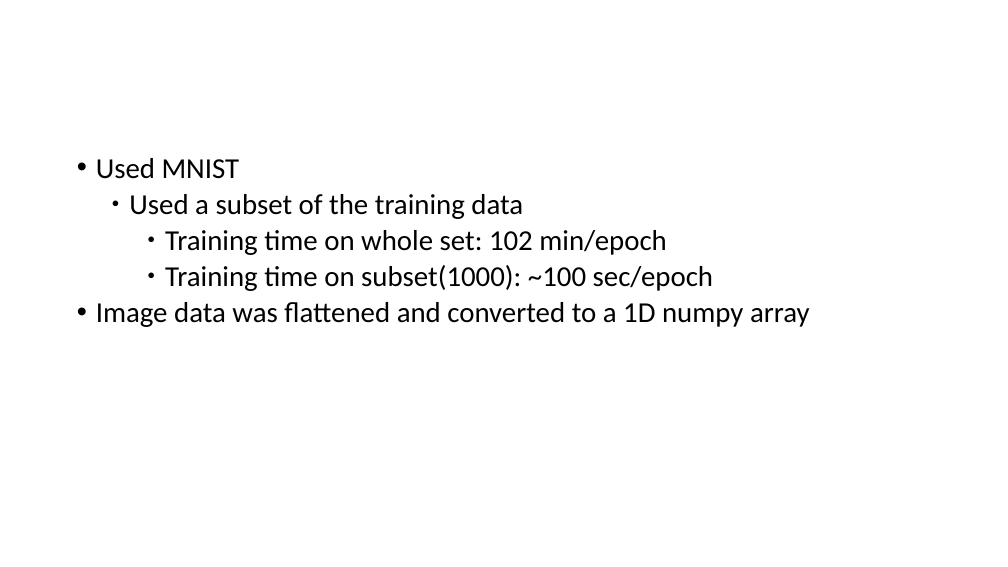
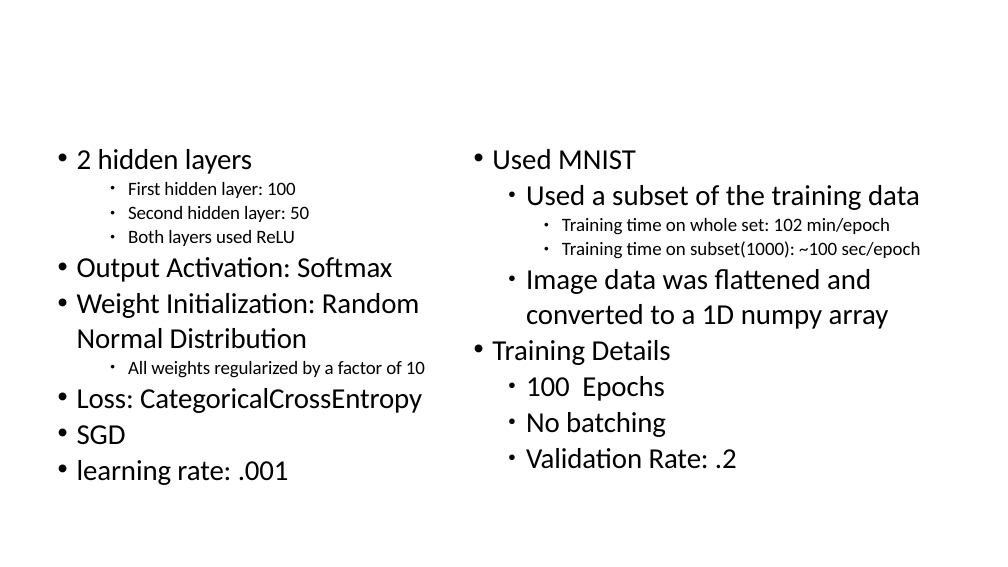
Before and after one commit to zpearson36/cs898, a slide deck: slide 13 of project/presentation.pptx (slide 7 before the commit). Drawn at 1008x567 pixels with LibreOffice and Linux fonts; fonts in the diff are those of the drawing; background and template pictures are left out. Boxes give left, top, right and bottom in pixels: in the first picture for what was removed or moved away, otherwise in the second. Text is boxed around its words. In the diff, an @@ line names an element or a change of style, - is before the commit and + after.

```diff
--- a/project/presentation.pptx
+++ b/project/presentation.pptx
@@ text added at [77, 149, 425, 485], 27.5 pt, text #000000 @@
+• 2 hidden layers
+      ● First hidden layer: 100
+      ● Second hidden layer: 50
+      ● Both layers used ReLU
+• Output Activation: Softmax
+• Weight Initialization: Random Normal Distribution
+      ● All weights regularized by a factor of 10
+• Loss: CategoricalCrossEntropy
+• SGD
+• learning rate: .001
@@ text "Used MNIST": place and size @@
-text "Used MNIST" at [96, 158, 810, 327]
+text "Used MNIST" at [492, 149, 921, 469]
@@ text at [526, 218, 921, 329]: size 27.5 to 18 pt in "Training time on whole set: 102 min/epoch", "Training time on subset(1000): ~100 sec/epoch"; bullet • to ●; list level 1 to 3 in "Image data was flattened and ..." @@
@@ text at [492, 340, 737, 469]: paragraphs added @@
+• Training Details
+    ● 100 Epochs
+    ● No batching
+    ● Validation Rate: .2
```
Also in this commit, not shown: 4 other slides changed, 8 slides added, 3 slides removed.
